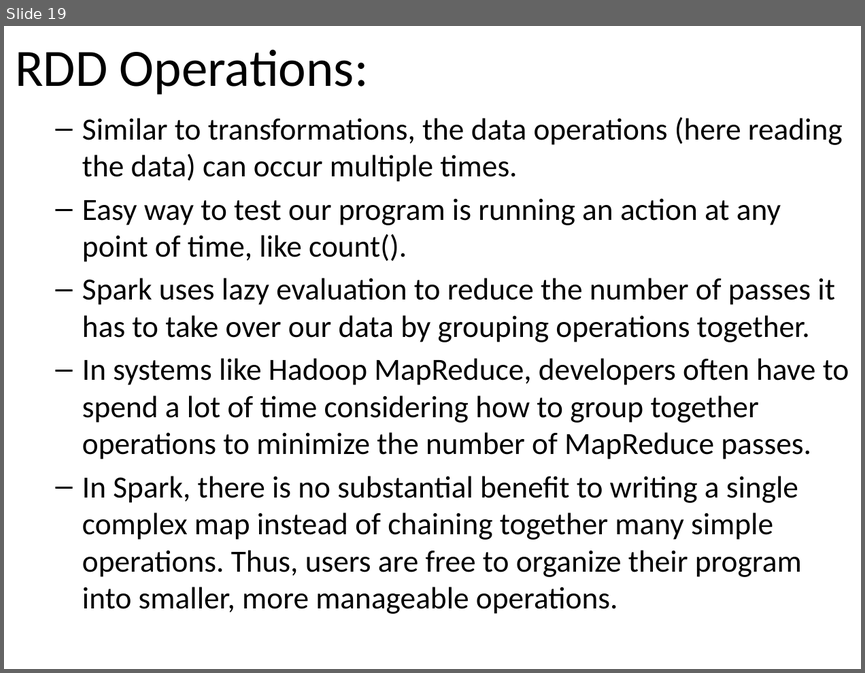
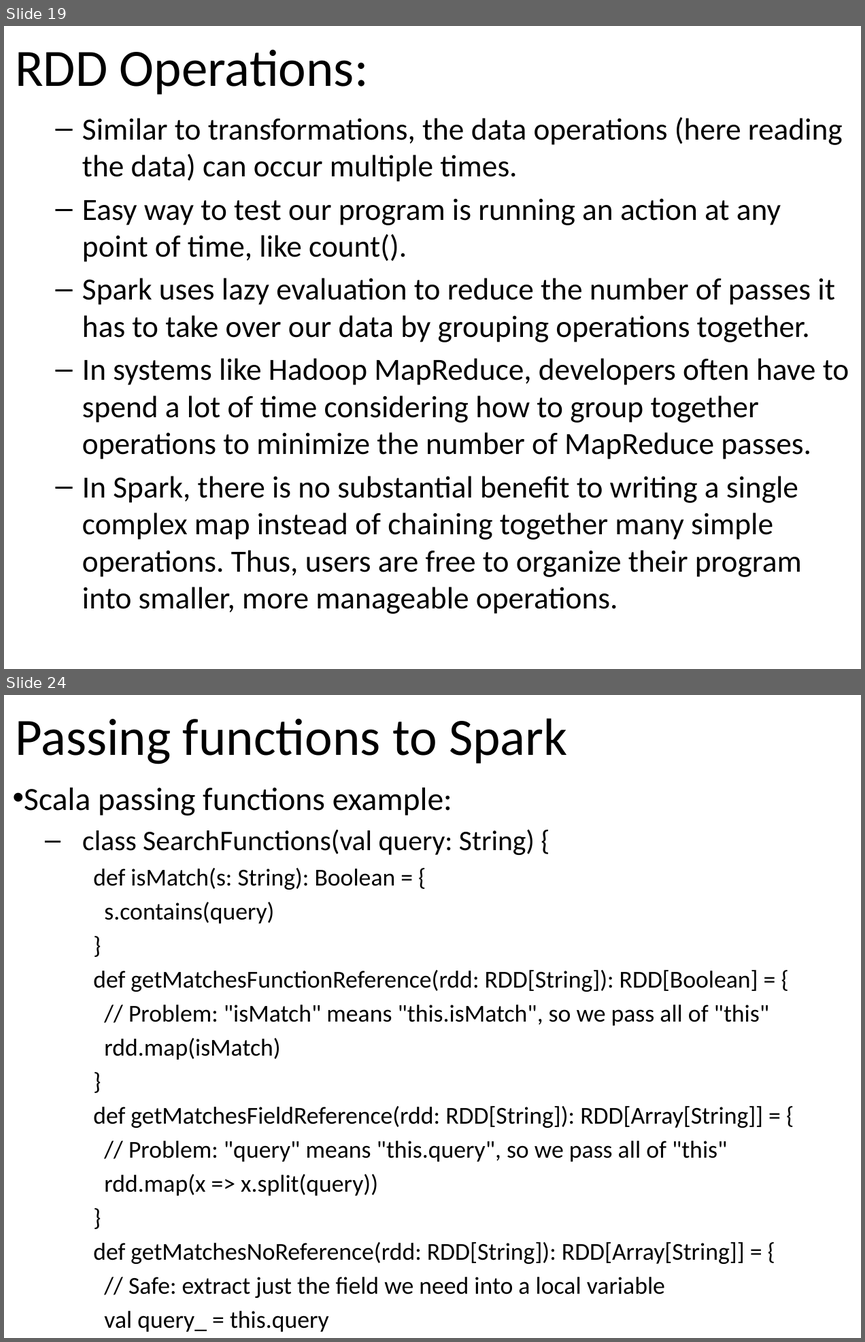
Before and after one commit to email2dorababu/SCALA_Reading, a slide deck: Spark_PPT/Spark_Learning_Spark_part2.pptx. Shown one above the other, each under a label of ours: slide 19 before the commit, slides 19 and 24 after it; the slides between them are not shown. The pictures are 865x673 and 865x1342 pixels, drawn with LibreOffice and Linux fonts; fonts in the diff are those of the drawing. Boxes give left, top, right and bottom in pixels: in the first picture for what was removed or moved away, otherwise in the second. Text is boxed around its words. In the diff, an @@ line names an element or a change of style, - is before the commit and + after.

```diff
--- a/Spark_PPT/Spark_Learning_Spark_part2.pptx
+++ b/Spark_PPT/Spark_Learning_Spark_part2.pptx
@@ slide 24 added at (4, 695, 861, 1338), background #FFFFFF @@
@@ title added at (15, 718, 567, 764), 44 pt, text #000000 @@
+Passing functions to Spark
@@ text added at (24, 787, 769, 1331), 20.4 pt, text #000000 @@
+• Scala passing functions example:
+  – class SearchFunctions(val query: String) {
+    def isMatch(s: String): Boolean = {
+    s.contains(query)
+    }
+    def getMatchesFunctionReference(rdd: RDD[String]): RDD[Boolean] = {
+    // Problem: "isMatch" means "this.isMatch", so we pass all of "this"
+    rdd.map(isMatch)
+    }
+    def getMatchesFieldReference(rdd: RDD[String]): RDD[Array[String]] = {
+    // Problem: "query" means "this.query", so we pass all of "this"
+    rdd.map(x => x.split(query))
+    }
+    def getMatchesNoReference(rdd: RDD[String]): RDD[Array[String]] = {
+    // Safe: extract just the field we need into a local variable
+    val query_ = this.query
+    rdd.map(x => x.split(query_))
+    } }
```
Also in this commit, not shown: 1 slide changed, 5 other slides added.
